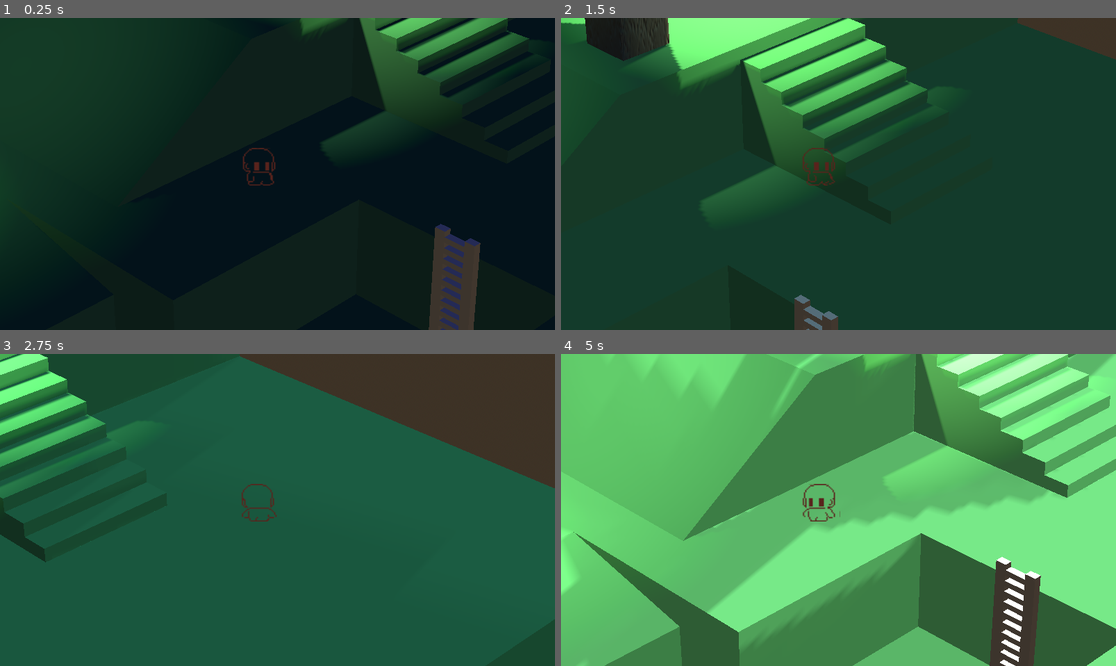
Above: before the commit, frames 1-4 (two rows, left to right).
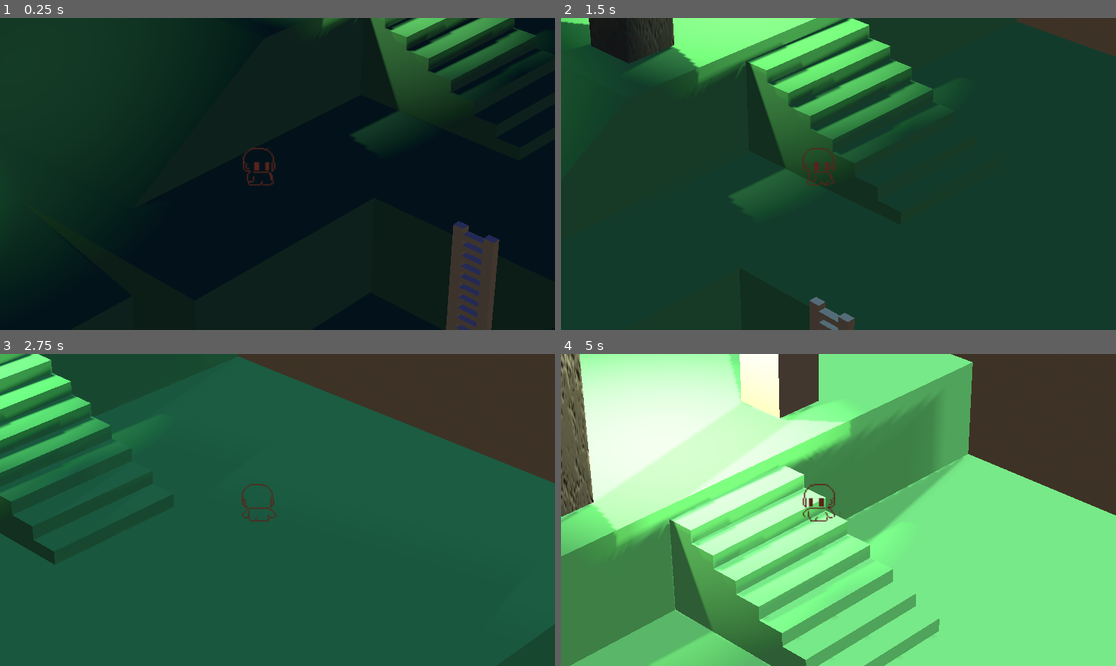
Above: after the commit, the same moments.

Repository: NiJingzhe/Travellers
Game: Godot game, scene res://scenes/test_world.tscn
Same seed, same stepped clock (60 frames per second), same inputs: the game is played once before the commit and once after it. The engine's default icon, where the game draws it, is replaced by a stand-in: a white triangle on a blue panel in a dark square.
Inputs:
- Up to frame 1 (0.25 s): no input
- Up to frame 2 (1.5 s): tap Enter (ui_accept) at 0.5, 0.77 s; hold D (walk_right) 0.53-1.28 s; hold S (walk_down) from 1.28 s (still down)
- Up to frame 3 (2.75 s): tap Enter (ui_accept) at 1.52 s; release S (walk_down) at 2.03 s; hold D (walk_right) from 2.03 s (still down)
- Up to frame 4 (5 s): release D (walk_right) at 2.78 s; hold W (walk_up) 2.78-3.53 s; tap Enter (ui_accept) at 3.02, 3.77, 4.52 s; hold A (walk_left) from 3.53 s (still down)

The runs differ from the first frame. In frame 1, 5.5% of the frame differs, in the area x 54-97%, y 0-100%; in frame 2, 5.4%; in frame 3, 3.1%; in frame 4, 82%, in the area x 0-100%, y 0-100%.

Commit message:
几乎完成了数据库API的实现，还差本地保存和数据库序列化

Diff:
--- a/scenes/data_manager.tscn
+++ /dev/null
@@ -1,6 +0,0 @@
-[gd_scene load_steps=2 format=3 uid="uid://o4j3bjvq5ecd"]
-
-[ext_resource type="Script" path="res://script/DataManager/DataManager.gd" id="1_hky7o"]
-
-[node name="DataManager" type="Node"]
-script = ExtResource("1_hky7o")
--- /dev/null
+++ b/scenes/data_sheet.tscn
@@ -0,0 +1,6 @@
+[gd_scene load_steps=2 format=3 uid="uid://o4j3bjvq5ecd"]
+
+[ext_resource type="Script" path="res://script/DataSystem/DataSheet.gd" id="1_pj8c5"]
+
+[node name="DataSheet" type="Node"]
+script = ExtResource("1_pj8c5")
--- a/scenes/test_world.tscn
+++ b/scenes/test_world.tscn
@@ -3,12 +3,13 @@
 [ext_resource type="PackedScene" uid="uid://6uqhlg6628o8" path="res://scenes/player.tscn" id="1_cpdod"]
 [ext_resource type="PackedScene" uid="uid://doqsjhvimdh2o" path="res://scenes/sun_system.tscn" id="1_doesi"]
 [ext_resource type="Curve" uid="uid://7vrfdv24ehbh" path="res://script/TimeSystem/energy_curve.tres" id="2_4vq68"]
-[ext_resource type="PackedScene" uid="uid://doeosqkm7i4vl" path="res://model/map/test_map/test_map.tscn" id="2_i4py4"]
+[ext_resource type="Script" path="res://script/DataSystem/test_world_PlayerSheet.gd" id="2_y3lkh"]
 [ext_resource type="Curve" uid="uid://bvhm0bb68xq47" path="res://script/TimeSystem/angle_curve.tres" id="3_2o55c"]
-[ext_resource type="Shader" uid="uid://k6erj4lpdfxr" path="res://shaders/pixelized/pixelized_method1.tres" id="3_xqvfx"]
-[ext_resource type="Texture2D" uid="uid://12qyvg0nh4o8" path="res://icon.svg" id="4_m1yiy"]
+[ext_resource type="Script" path="res://script/DataSystem/test_world_TimeSheet.gd" id="3_wpfjq"]
 [ext_resource type="Curve" uid="uid://5eyg5xflqcxm" path="res://script/TimeSystem/shadow_blur_curve.tres" id="4_nlnxd"]
 [ext_resource type="Curve" uid="uid://cvfr7pi2i0fmp" path="res://script/TimeSystem/shadow_transparency_curve.tres" id="5_0bpn4"]
+[ext_resource type="PackedScene" uid="uid://doeosqkm7i4vl" path="res://model/map/test_map/test_map.tscn" id="7_4chcs"]
+[ext_resource type="Script" path="res://script/DataSystem/test_world_DataBase.gd" id="8_48x2v"]
 
 [sub_resource type="ProceduralSkyMaterial" id="ProceduralSkyMaterial_44m1t"]
 sky_energy_multiplier = 0.2
@@ -33,37 +34,23 @@
 auto_exposure_speed = 0.2
 dof_blur_near_enabled = true
 
-[sub_resource type="ShaderMaterial" id="ShaderMaterial_ounqe"]
-shader = ExtResource("3_xqvfx")
-shader_parameter/pixelRate = 250.0
+[node name="TestWorld" type="Node3D"]
 
-[node name="TestWorld" type="Node3D"]
+[node name="DataBase" type="Node" parent="."]
+script = ExtResource("8_48x2v")
+
+[node name="PlayerSheet" type="Node" parent="DataBase"]
+script = ExtResource("2_y3lkh")
+
+[node name="TimeSheet" type="Node" parent="DataBase"]
+script = ExtResource("3_wpfjq")
+
+[node name="Player" parent="." instance=ExtResource("1_cpdod")]
+transform = Transform3D(2, 0, 0, 0, 2, 0, 0, 0, 2, 1.07111, 1.32523, 0.883036)
 
 [node name="WorldEnvironment" type="WorldEnvironment" parent="."]
 environment = SubResource("Environment_cwefi")
 camera_attributes = SubResource("CameraAttributesPractical_inn51")
-
-[node name="SunSystem" parent="." instance=ExtResource("1_doesi")]
-energy_curve = ExtResource("2_4vq68")
-angle_curve = ExtResource("3_2o55c")
-shadow_blur_curve = ExtResource("4_nlnxd")
-shadow_transparency_curve = ExtResource("5_0bpn4")
-dawntime_color = Color(0.52549, 0.654902, 0.709804, 1)
-daytime_color = Color(0.905882, 0.898039, 0.796078, 1)
-dusktime_color = Color(0.886275, 0.384314, 0.317647, 1)
-nighttime_color = Color(0.2, 0.2, 0.501961, 1)
-time_of_whole_day = 20.0
-game_time = 2.0
-DAWN_START = 3.5
-DAY_START = 6.5
-DUSK_START = 16.5
-NIGHT_START = 19.5
-
-[node name="Player" parent="." instance=ExtResource("1_cpdod")]
-transform = Transform3D(2, 0, 0, 0, 2, 0, 0, 0, 2, 1.07111, 1.32523, 0.883036)
-
-[node name="test_map" parent="." instance=ExtResource("2_i4py4")]
-transform = Transform3D(-4.37114e-08, 0, -1, 0, 1, 0, 1, 0, -4.37114e-08, 0, 0, 0)
 
 [node name="LightOnStone4" type="OmniLight3D" parent="."]
 transform = Transform3D(1, 0, 0, 0, 1, 0, 0, 0, 1, -3.93537, 6.93631, 5.26542)
@@ -91,9 +78,21 @@
 omni_range = 6.46636
 omni_attenuation = 0.25
 
-[node name="pixelizedShaders" type="Sprite2D" parent="."]
-visible = false
-material = SubResource("ShaderMaterial_ounqe")
-position = Vector2(576, 324.5)
-scale = Vector2(9, 5.05469)
-texture = ExtResource("4_m1yiy")
+[node name="test_map" parent="." instance=ExtResource("7_4chcs")]
+transform = Transform3D(0.0228444, 0, -0.999739, 0, 1, 0, 0.999739, 0, 0.0228444, 0.134737, 0, -0.151442)
+
+[node name="SunSystem" parent="." instance=ExtResource("1_doesi")]
+energy_curve = ExtResource("2_4vq68")
+angle_curve = ExtResource("3_2o55c")
+shadow_blur_curve = ExtResource("4_nlnxd")
+shadow_transparency_curve = ExtResource("5_0bpn4")
+dawntime_color = Color(0.52549, 0.654902, 0.709804, 1)
+daytime_color = Color(0.905882, 0.898039, 0.796078, 1)
+dusktime_color = Color(0.886275, 0.384314, 0.317647, 1)
+nighttime_color = Color(0.2, 0.2, 0.501961, 1)
+time_of_whole_day = 20.0
+game_time = 2.0
+DAWN_START = 3.5
+DAY_START = 6.5
+DUSK_START = 16.5
+NIGHT_START = 19.5
--- a/script/DataManager/DataManager.gd
+++ /dev/null
@@ -1,13 +0,0 @@
-@tool
-extends Node
-class_name DataManager
-
-#What we gonna to do ?
-#通过一个Dict嵌套Array实现一个二维表
-#实现二维表的创建（即初始化字段）
-#字段的增删
-#返回所有的字段名称
-#记录的增删
-#根据某个字段值查找记录
-
-@export
--- /dev/null
+++ b/script/DataSystem/DataSheet.gd
@@ -0,0 +1,105 @@
+@tool
+extends Node
+class_name DataSheet
+
+#数据表,用于存储数据
+var data_sheet : Dictionary
+
+#初始化数据表,此时应当传入一个字符串列表,用于初始化数据表的字段
+func init_sheet(all_data_segment : Array) -> void:
+	for data_segment in all_data_segment:
+		self.data_sheet.merge({data_segment : []}, true)
+
+#计算数据表中记录的数量
+func count_log() -> int:
+	for data_segment in self.data_sheet.keys():
+		return len(data_sheet[data_segment])
+
+	return 0
+
+#添加记录,此时应当传入一个字典,用于添加一条记录
+func add_log(new_log : Dictionary) -> bool:
+	for log_segment in new_log.keys():
+		if log_segment not in self.data_sheet.keys():
+			print("DataSystem WARNING：添加记录时记录字段必须和现有表字段相同！")
+			return false
+		else:
+			data_sheet[log_segment].append(new_log[log_segment])
+
+	return true
+
+#删除记录,此时应当传入一个整数,用于删除指定索引的记录
+func del_log(index : int) -> bool:
+	if index >= self.count_log():
+		print("DataSystem WARNING：你正在尝试删除不存在的记录！")
+		return false
+	for data_segment in self.data_sheet.keys():
+		var segment_list : Array = data_sheet[data_segment] as Array
+		segment_list.remove_at(index)
+
+	return true
+
+#查询记录,此时应当传入一个字段和该字段用于查找的key,用于查找指定索引的记录,找到返回该记录的字典形式,否则返回空字典
+func query_log(data_segment:String, key) -> Dictionary:
+	for log_index in range(self.count_log()):
+		if self.data_sheet[data_segment][log_index] == key:
+			var result_dict : Dictionary = {}
+			for segment in self.data_sheet.keys():
+				result_dict.merge({segment : self.data_sheet[segment][log_index]}, true)
+
+			return result_dict
+
+	return {}
+
+#直接通过下标取得记录
+func get_log(index : int) -> Dictionary:
+	if index >= self.count_log():
+		print("DataSystem WARNING：你正在尝试访问不存在的记录！")
+		return {}
+	var result_dict : Dictionary = {}
+	for segment in self.data_sheet.keys():
+		result_dict.merge({segment : self.data_sheet[segment][index]}, true)
+
+	return result_dict
+
+#给一个单元设置值
+func set_value(segment_name : String, index : int, value) -> bool:
+	if segment_name in self.data_sheet.keys() and index < self.count_log():
+		self.data_sheet[segment_name][index] = value
+		return true
+	else:
+		print("DataSystem WARNING : 你正在给一个不存在的单元写入值 !")
+		return false
+
+#取一个单元的值
+func get_value(segment_name : String, index : int):
+	if segment_name in self.data_sheet.keys() and index < self.count_log():
+		return self.data_sheet[segment_name][index]
+	else:
+		print("DataSystem WARNING : 你正在访问一个不存在的单元 !")
+		return null
+
+#取得所有字段名称,返回一个字符串列表
+func get_all_segment_name() -> Array:
+	return self.data_sheet.keys()
+
+#添加一个新的字段,所有记录新字段的值都设置为null
+func add_segment(segment_name : String) -> bool:
+	if segment_name in self.data_sheet.keys():
+		print("DataSystem WARNING：你正在尝试添加已存在的字段！")
+		return false
+	else:
+		var new_segment_array : Array = []
+		for i in range(self.count_log()):
+			new_segment_array.append(null)
+		self.data_sheet.merge({segment_name : new_segment_array}, true)
+		return true
+
+#删除一个字段,所有记录中该字段的值都会被删除
+func del_segment(segment_name : String) -> bool:
+	if segment_name not in self.data_sheet.keys():
+		print("DataSystem WARNING：你正在尝试删除不存在的字段！")
+		return false
+	else:
+		self.data_sheet.erase(segment_name)
+		return true
--- /dev/null
+++ b/script/DataSystem/test_world_DataBase.gd
@@ -0,0 +1,6 @@
+extends DataSheet
+
+func _ready():
+	self.init_sheet(["sheet_name", "sheet_node"])
+	for child_node in self.get_children():
+		self.add_log({"sheet_name" : child_node.name, "sheet_node" : child_node})
--- /dev/null
+++ b/script/DataSystem/test_world_PlayerSheet.gd
@@ -0,0 +1,5 @@
+extends DataSheet
+
+func _ready():
+	self.init_sheet(["Name", "Wear", "HealthState", "HealthProblemDescription"])
+	self.add_log({"Name": "TestPlayerName", "Wear":"Model Character", "HealthState": "Well", "HealthProblemDescription": "You are totally well"})
--- /dev/null
+++ b/script/DataSystem/test_world_TimeSheet.gd
@@ -0,0 +1,5 @@
+extends DataSheet
+
+func _ready():
+	self.init_sheet(["GameTime"])
+	self.add_log({"GameTime" : 0})
--- a/script/TimeSystem/SunSystem.gd
+++ b/script/TimeSystem/SunSystem.gd
@@ -25,6 +25,8 @@
 @export var DUSK_START : float = 16.5
 @export var NIGHT_START : float = 19.5
 
+@onready var data_base : DataSheet = self.get_node("../DataBase") as DataSheet
+@onready var time_sheet : DataSheet = data_base.query_log("sheet_name", "TimeSheet")["sheet_node"] as DataSheet
 
 # Called when the node enters the scene tree for the first time.
 func _ready():
@@ -33,12 +35,8 @@
 	shadow_blur_curve.bake()
 	shadow_transparency_curve.bake()
 
-
-# Called every frame. 'delta' is the elapsed time since the previous frame.
-func _process(delta):
-	pass
-
 func _on_timer_timeout():
 	game_time += 24 / time_of_whole_day / 10
 	if game_time >= 24:
 		game_time = 0
+	self.time_sheet.set_value("GameTime", 0, game_time)
--- a/script/player/player.gd
+++ b/script/player/player.gd
@@ -7,12 +7,18 @@
 @onready var animation_tree : AnimationTree = $AnimationTree
 @onready var animation_player : AnimationPlayer = $AnimationPlayer
 @onready var animation_state = animation_tree.get('parameters/playback')
+
+@onready var data_base : DataSheet = self.get_node("../DataBase") as DataSheet
+@onready var player_sheet : DataSheet = data_base.query_log("sheet_name", "PlayerSheet")["sheet_node"] as DataSheet
+
 # Get the gravity from the project settings to be synced with RigidBody nodes.
 var gravity = ProjectSettings.get_setting("physics/3d/default_gravity")
 
 func _ready():
 	animation_tree.active = true
 	animation_player.speed_scale = 5
+	self.player_sheet.add_segment("PlayerPosition")
+	self.player_sheet.set_value("PlayerPosition", 0, self.position)
 
 func _physics_process(delta):
 	# Add the gravity.
@@ -42,3 +48,5 @@
 		velocity.z = move_toward(velocity.z, 0, SPEED)
 
 	move_and_slide()
+
+	self.player_sheet.set_value("PlayerPosition", 0, self.position)
Binary file added: model/map/test_map/柱子.glb
Not shown, added: model/map/test_map/柱子.glb.import
Binary file added: model/map/test_map/柱子_1.png
Not shown, added: model/map/test_map/柱子_1.png.import
Not shown, added: Traveller_v0.0.0.code-workspace
